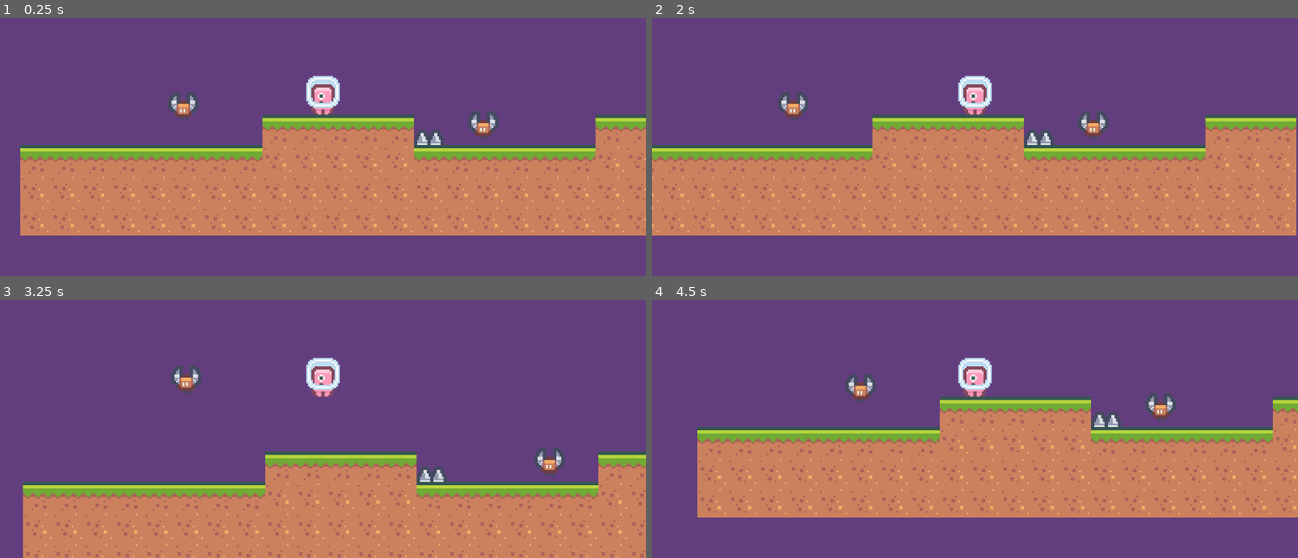
Above: before the commit, frames 1-4 (two rows, left to right).
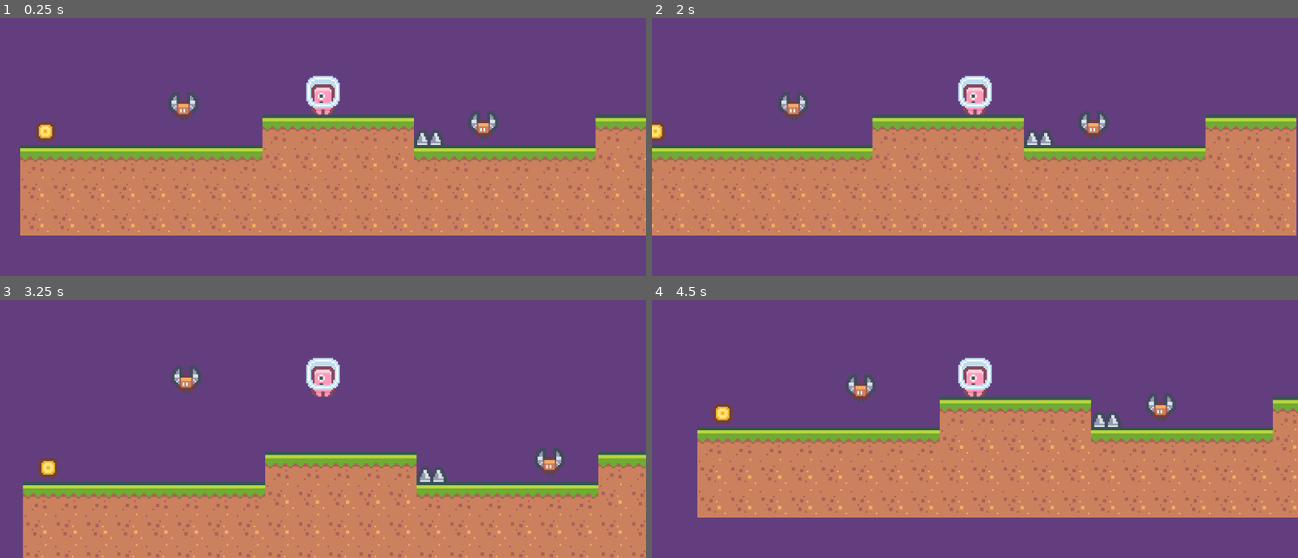
Above: after the commit, the same moments.

Repository: RaspberryProgramming/GodotPortfolio
Game: Godot game, scene res://Level1.tscn
The game is run twice, just before and just after one commit, with the same random seed, the same clock (stepped at 60 frames per second) and the same inputs.
Inputs:
- Up to frame 1 (0.25 s): no input
- Up to frame 2 (2 s): hold Right from 0.53 s (still down); tap Space at 0.77, 1.52 s
- Up to frame 3 (3.25 s): release Right at 2.03 s; hold Left 2.03-2.78 s; hold Right from 2.78 s (still down); tap Space at 3.02 s
- Up to frame 4 (4.5 s): tap Space at 3.77 s; release Right at 4.28 s; hold Left from 4.28 s (still down)

The runs differ from the first frame. In frame 1, 0.2% of the frame differs, in the area x 5-9%, y 40-48%; in frame 2, 0.2%; in frame 3, 0.2%, in the area x 5-10%, y 61-69%; in frame 4, 0.2%.

Commit message:
Lesson 13 - Adding coin and scoring

Diff:
--- /dev/null
+++ b/Courses/Godot 4 2D Platformer/Coin.gd
@@ -0,0 +1,21 @@
+extends Area2D
+
+var bob_height : float = 5.0
+var bob_speed : float = 5.0
+
+@onready var start_y : float = global_position.y
+var t : float = 0.0
+
+# Called every frame. 'delta' is the elapsed time since the previous frame.
+func _process(delta):
+  t += delta
+
+  var d = (sin(t*bob_speed) + 1)/2
+
+  global_position.y = start_y + d*bob_height
+
+
+func _on_body_entered(body):
+  if body.is_in_group("Player"):
+    body.add_score(1)
+    queue_free()
--- a/Courses/Godot 4 2D Platformer/Level1.tscn
+++ b/Courses/Godot 4 2D Platformer/Level1.tscn
@@ -1,11 +1,12 @@
-[gd_scene load_steps=11 format=3 uid="uid://bkce7f46s206b"]
+[gd_scene load_steps=12 format=3 uid="uid://bkce7f46s206b"]
 
 [ext_resource type="Texture2D" uid="uid://biwond464pw3f" path="res://Sprites/Tiles/tiles_packed.png" id="1_dvila"]
 [ext_resource type="Texture2D" uid="uid://c3nvqgsbwhv3a" path="res://Sprites/Characters/character_0004.png" id="2_f1qyx"]
 [ext_resource type="Script" path="res://Player.gd" id="2_ydxc4"]
 [ext_resource type="PackedScene" uid="uid://bsh8chy26bcbl" path="res://Enemy.tscn" id="4_ah4oq"]
-[ext_resource type="Script" path="res://Spikes.gd" id="5_8ebpp"]
-[ext_resource type="Texture2D" uid="uid://bj4phc7ceh37p" path="res://Sprites/Objects/tile_0068.png" id="5_umanj"]
+[ext_resource type="PackedScene" uid="uid://cv4qgjkybogci" path="res://Spikes.tscn" id="5_h5hp2"]
+[ext_resource type="Texture2D" uid="uid://ydbe1tyhvygu" path="res://Sprites/Objects/tile_0151.png" id="6_16jf2"]
+[ext_resource type="Script" path="res://Coin.gd" id="6_qj6a2"]
 
 [sub_resource type="TileSetAtlasSource" id="TileSetAtlasSource_gfham"]
 texture = ExtResource("1_dvila")
@@ -658,8 +659,8 @@
 [sub_resource type="CapsuleShape2D" id="CapsuleShape2D_yyfp8"]
 height = 24.0
 
-[sub_resource type="RectangleShape2D" id="RectangleShape2D_71u1c"]
-size = Vector2(18, 9)
+[sub_resource type="CircleShape2D" id="CircleShape2D_yeaqh"]
+radius = 7.0
 
 [node name="Main" type="Node2D"]
 
@@ -690,15 +691,16 @@
 [node name="Enemy3" parent="." instance=ExtResource("4_ah4oq")]
 position = Vector2(247, 36)
 
-[node name="Spikes" type="Area2D" parent="."]
-position = Vector2(63, 27)
-script = ExtResource("5_8ebpp")
-
-[node name="Sprite" type="Sprite2D" parent="Spikes"]
-texture = ExtResource("5_umanj")
-
-[node name="CollisionShape2D" type="CollisionShape2D" parent="Spikes"]
-position = Vector2(0, 4.5)
-shape = SubResource("RectangleShape2D_71u1c")
-
-[connection signal="body_entered" from="Spikes" to="Spikes" method="_on_body_entered"]
+[node name="Spikes" parent="." instance=ExtResource("5_h5hp2")]
+
+[node name="Coin" type="Area2D" parent="."]
+position = Vector2(-165, 23)
+script = ExtResource("6_qj6a2")
+
+[node name="Sprite2D" type="Sprite2D" parent="Coin"]
+texture = ExtResource("6_16jf2")
+
+[node name="CollisionShape2D" type="CollisionShape2D" parent="Coin"]
+shape = SubResource("CircleShape2D_yeaqh")
+
+[connection signal="body_entered" from="Coin" to="Coin" method="_on_body_entered"]
--- a/Courses/Godot 4 2D Platformer/Player.gd
+++ b/Courses/Godot 4 2D Platformer/Player.gd
@@ -3,6 +3,8 @@
 var move_speed : float = 100.0
 var jump_force : float = 200.0
 var gravity : float = 500.0
+
+var score : int = 0
 
 func _physics_process(delta):
   if not is_on_floor():
@@ -27,3 +29,6 @@
 func game_over():
   # Reload scene when game over
   get_tree().reload_current_scene()
+
+func add_score(amount):
+  score += amount
--- /dev/null
+++ b/Courses/Godot 4 2D Platformer/Spikes.tscn
@@ -0,0 +1,20 @@
+[gd_scene load_steps=4 format=3 uid="uid://cv4qgjkybogci"]
+
+[ext_resource type="Script" path="res://Spikes.gd" id="1_h0r3e"]
+[ext_resource type="Texture2D" uid="uid://bj4phc7ceh37p" path="res://Sprites/Objects/tile_0068.png" id="2_440bd"]
+
+[sub_resource type="RectangleShape2D" id="RectangleShape2D_71u1c"]
+size = Vector2(18, 9)
+
+[node name="Spikes" type="Area2D"]
+position = Vector2(63, 27)
+script = ExtResource("1_h0r3e")
+
+[node name="Sprite" type="Sprite2D" parent="."]
+texture = ExtResource("2_440bd")
+
+[node name="CollisionShape2D" type="CollisionShape2D" parent="."]
+position = Vector2(0, 4.5)
+shape = SubResource("RectangleShape2D_71u1c")
+
+[connection signal="body_entered" from="." to="." method="_on_body_entered"]
